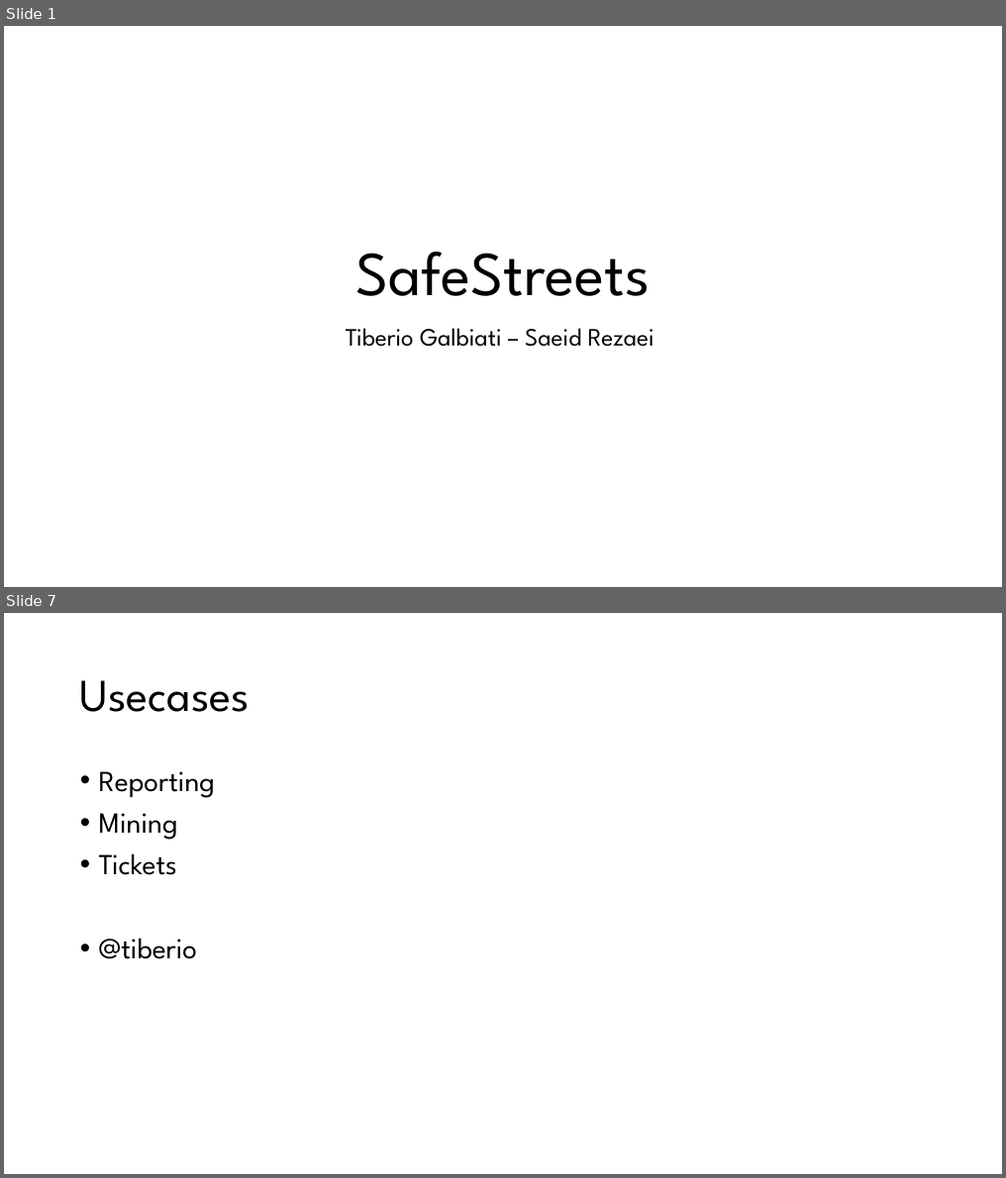
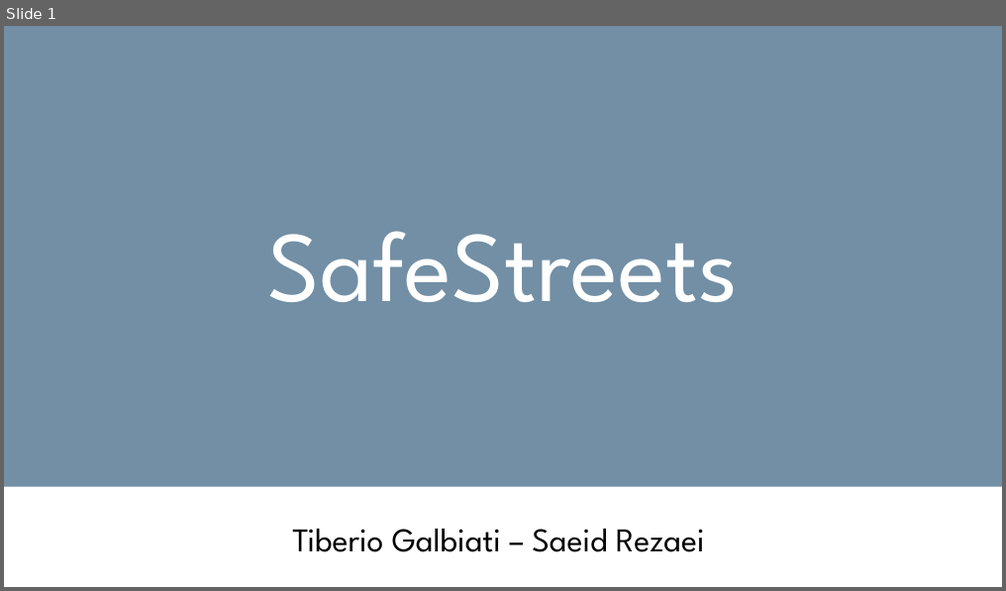
Before and after one commit to TiberioG/SoftwareEngineering2Polimi, a slide deck: Presentation1.pptx. Shown one above the other, each under a label of ours: slides 1 and 7 before the commit, slide 1 after it; the slides between them are not shown. The pictures are 1006x1178 and 1006x591 pixels, drawn with LibreOffice and Linux fonts; fonts in the diff are those of the drawing. Boxes give left, top, right and bottom in pixels: in the first picture for what was removed or moved away, otherwise in the second. Text is boxed around its words. In the diff, an @@ line names an element or a change of style, - is before the commit and + after.

```diff
--- a/Presentation1.pptx
+++ b/Presentation1.pptx
@@ slide 7 removed at (x1=4, y1=613, x2=1002, y2=1174), background #FFFFFF @@
@@ title removed at (x1=80, y1=680, x2=250, y2=712) @@
-Usecases
@@ text removed at (x1=99, y1=771, x2=215, y2=959) @@
-• Reporting
-• Mining
-• Tickets
-• @tiberio
@@ slide 1 changed as well @@
@@ rectangle added at (x1=4, y1=26, x2=1002, y2=487), fill #728FA5 @@
@@ title "SafeStreets" moved from (x1=356, y1=252, x2=650, y2=296) to (x1=268, y1=231, x2=739, y2=302) @@
@@ title "SafeStreets" at (x1=268, y1=231, x2=739, y2=302): size 60 to 96 pt, text colour #000000 to #FFFFFF @@
@@ subtitle "Tiberio Galbiati – Saeid Rezaei" moved from (x1=346, y1=328, x2=654, y2=347) to (x1=292, y1=529, x2=705, y2=553) @@
@@ subtitle "Tiberio Galbiati – Saeid Rezaei" at (x1=292, y1=529, x2=705, y2=553): size 24 to 32 pt @@
```
Also in this commit, not shown: 4 other slides changed, 9 slides added, 8 other slides removed, 2 other files.
